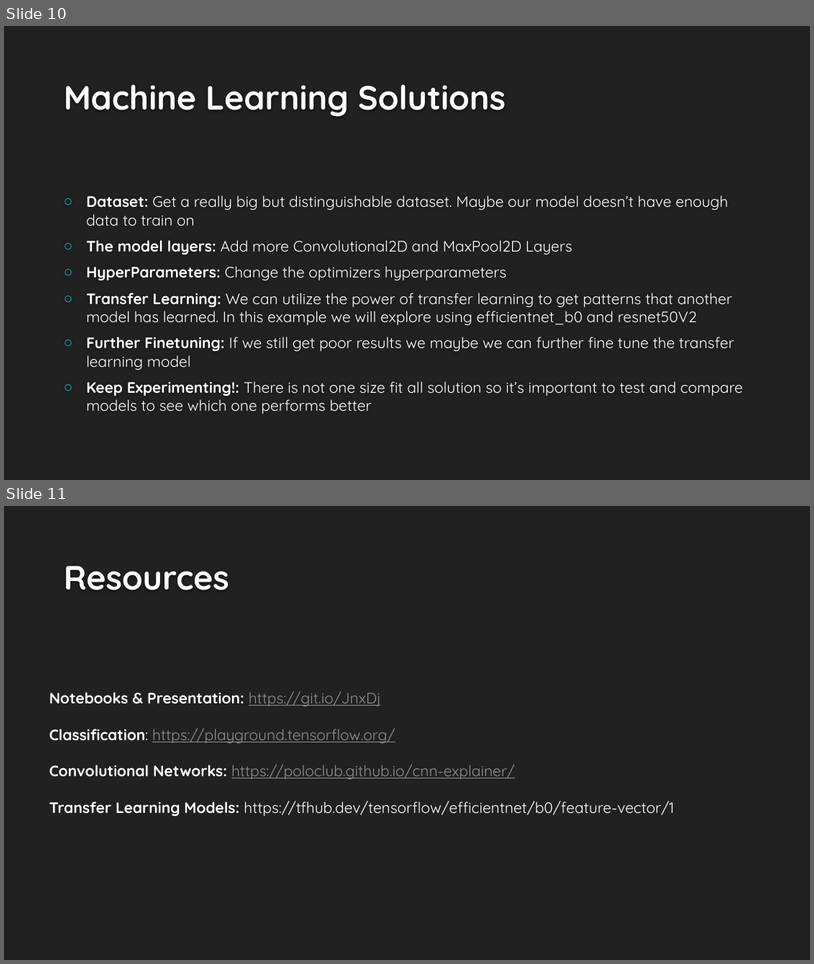
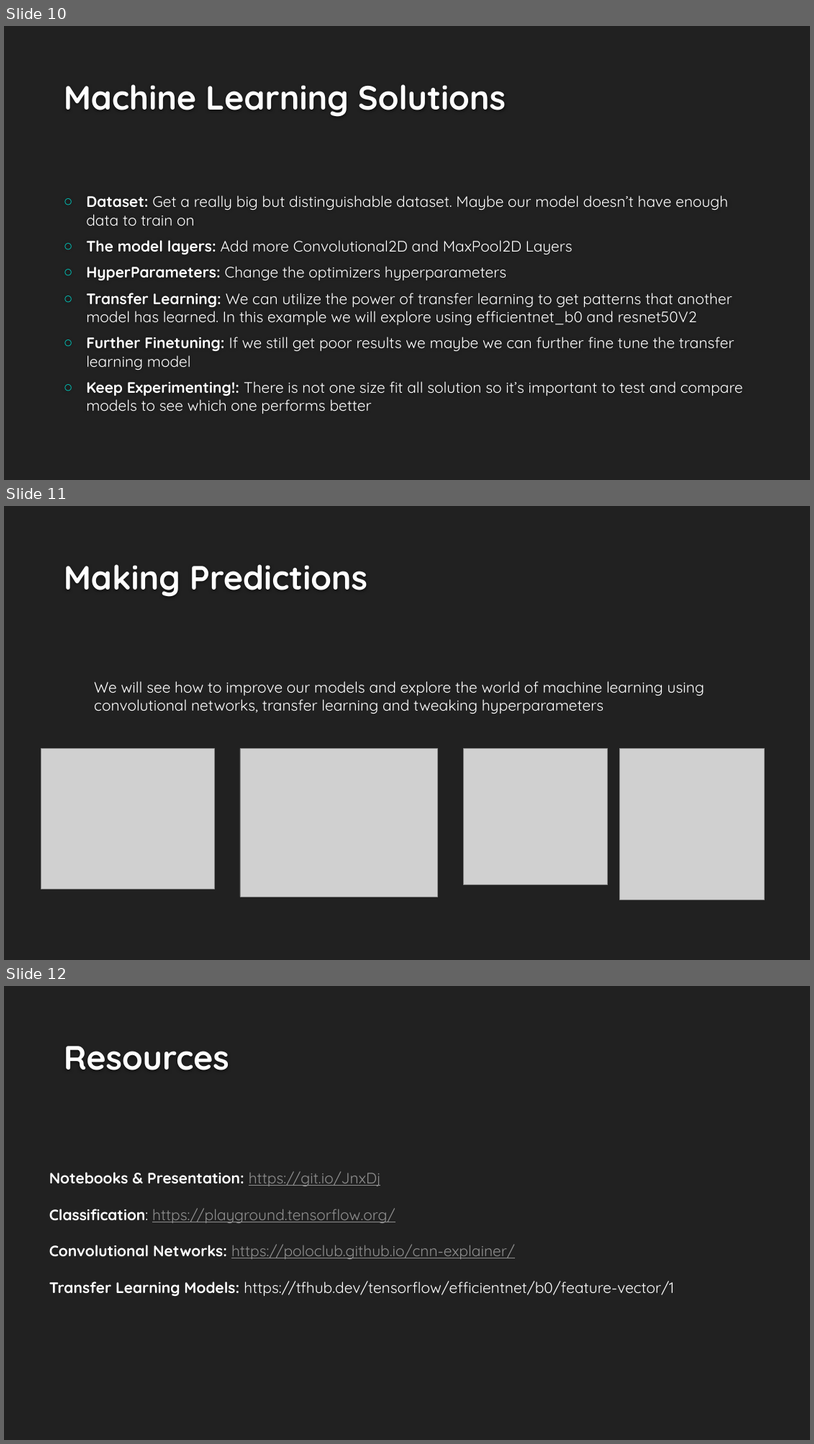
Before and after one commit to Mr-Smithy-x/ML-Car-Damage-Classification, a slide deck: presentation.pptx. Shown one above the other, each under a label of ours: slides 10 and 11 before the commit, slides 10, 11 and 12 after it. The pictures are 814x964 and 814x1444 pixels, drawn with LibreOffice and Linux fonts; fonts in the diff are those of the drawing; grey boxes stand for pictures; background and template pictures are left out. Boxes give left, top, right and bottom in pixels: in the first picture for what was removed or moved away, otherwise in the second. Text is boxed around its words. In the diff, an @@ line names an element or a change of style, - is before the commit and + after.

Commit message:
updated

```diff
--- a/presentation.pptx
+++ b/presentation.pptx
@@ slide 11 added at (x1=4, y1=506, x2=810, y2=960), background #212121 @@
@@ title added at (x1=64, y1=564, x2=368, y2=597), 40 pt, text #FEFEFE, bold @@
+Making Predictions
@@ text added at (x1=94, y1=681, x2=705, y2=713), 18 pt, text #FFFFFF @@
+We will see how to improve our models and explore the world of machine learning using convolutional networks, transfer learning and tweaking hyperparameters
@@ picture added at (x1=41, y1=749, x2=214, y2=889) @@
@@ picture added at (x1=240, y1=749, x2=437, y2=896) @@
@@ picture added at (x1=464, y1=749, x2=608, y2=885) @@
@@ picture added at (x1=620, y1=749, x2=765, y2=900) @@
@@ what was slide 11 is now slide 12 @@
```
Also in this commit, not shown: 1 slide changed.
